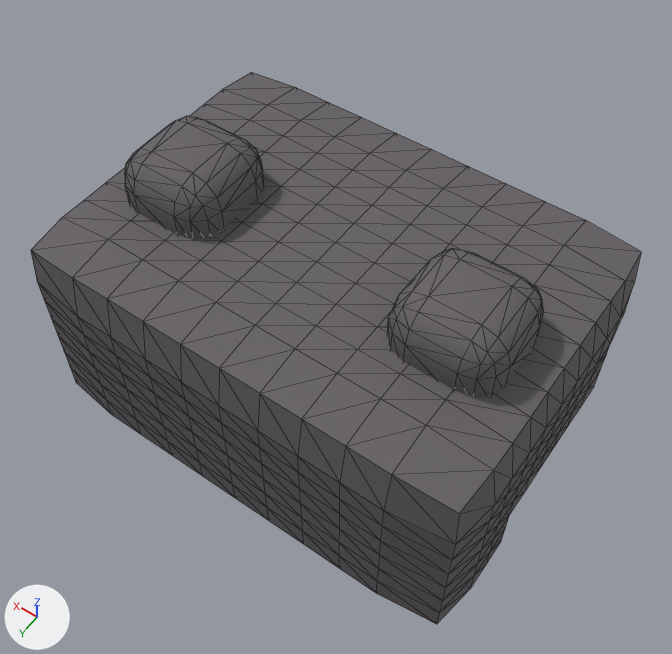
Before and after pictures for a commit that changed the glTF model public/assets/models/characters/wardrobe/hair-buns-black.glb.
Camera for both pictures: a camera (50 mm lens) standing at (-0.357, 0.511, 0.897) and looking at (-0.021, 0.041, 0.158). Arrows for +X, +Y and +Z are at lower left; the lights stay in place. The first picture is the older version. Mesh edges are drawn as thin lines. Vertices at exactly the same position are counted once.

In view in the first picture: 'hair_bun_-1', 'hair_bun_1', 'hair_shell'.
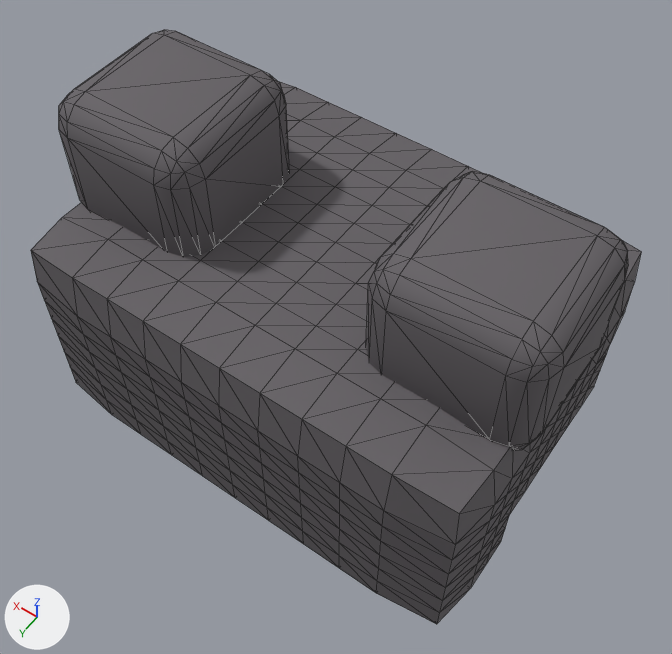
Edits to the scene script, one JSON object a line:
```json
{"block": "me_hair_bun__1", "where": "# used by ob_hair_bun__1; location = (0.0, 0.0, 0.0)"}
{"op": "remove", "block": "me_hair_bun__1", "code": "me_hair_bun__1.from_pydata(...)  # 96 vertices, 188 faces; spans x -0.2125..-0.0975, y -0.0225..0.0925, z 0.2..0.3"}
{"op": "add", "block": "me_hair_bun__1", "code": "me_hair_bun__1.from_pydata(...)  # 96 vertices, 188 faces; spans x -0.26..-0.09, y -0.055..0.115, z 0.2075..0.3625"}
{"block": "me_hair_bun__1", "change": "me_hair_bun__1 part 1: 96 of 96 vertices moved; they spanned x -0.2125..-0.0975, y -0.0225..0.0925, z 0.2..0.3 and now span x -0.26..-0.09, y -0.055..0.115, z 0.2075..0.3625; mean shift (-0.02, -0.005, 0.035)"}
{"block": "me_hair_bun_1", "where": "# used by ob_hair_bun_1; location = (0.0, 0.0, 0.0)"}
{"op": "remove", "block": "me_hair_bun_1", "code": "me_hair_bun_1.from_pydata(...)  # 96 vertices, 188 faces; spans x 0.0975..0.2125, y -0.0225..0.0925, z 0.2..0.3"}
{"op": "add", "block": "me_hair_bun_1", "code": "me_hair_bun_1.from_pydata(...)  # 96 vertices, 188 faces; spans x 0.09..0.26, y -0.055..0.115, z 0.2075..0.3625"}
{"block": "me_hair_bun_1", "change": "me_hair_bun_1 part 2: 96 of 96 vertices moved; they spanned x 0.0975..0.2125, y -0.0225..0.0925, z 0.2..0.3 and now span x 0.09..0.26, y -0.055..0.115, z 0.2075..0.3625; mean shift (0.02, -0.005, 0.035)"}
```

Location of each change, (x1, y1, x2, y2) in pixels of the pictures (672 x 654 px):
```json
{"object": "hair_bun_-1", "change": "reshaped", "before": [387, 248, 544, 397], "after": [366, 171, 628, 451], "on screen": "66% wider, 87% taller"}
{"object": "hair_bun_1", "change": "reshaped", "before": [125, 116, 264, 239], "after": [59, 30, 290, 257], "on screen": "66% wider, 84% taller"}
```
